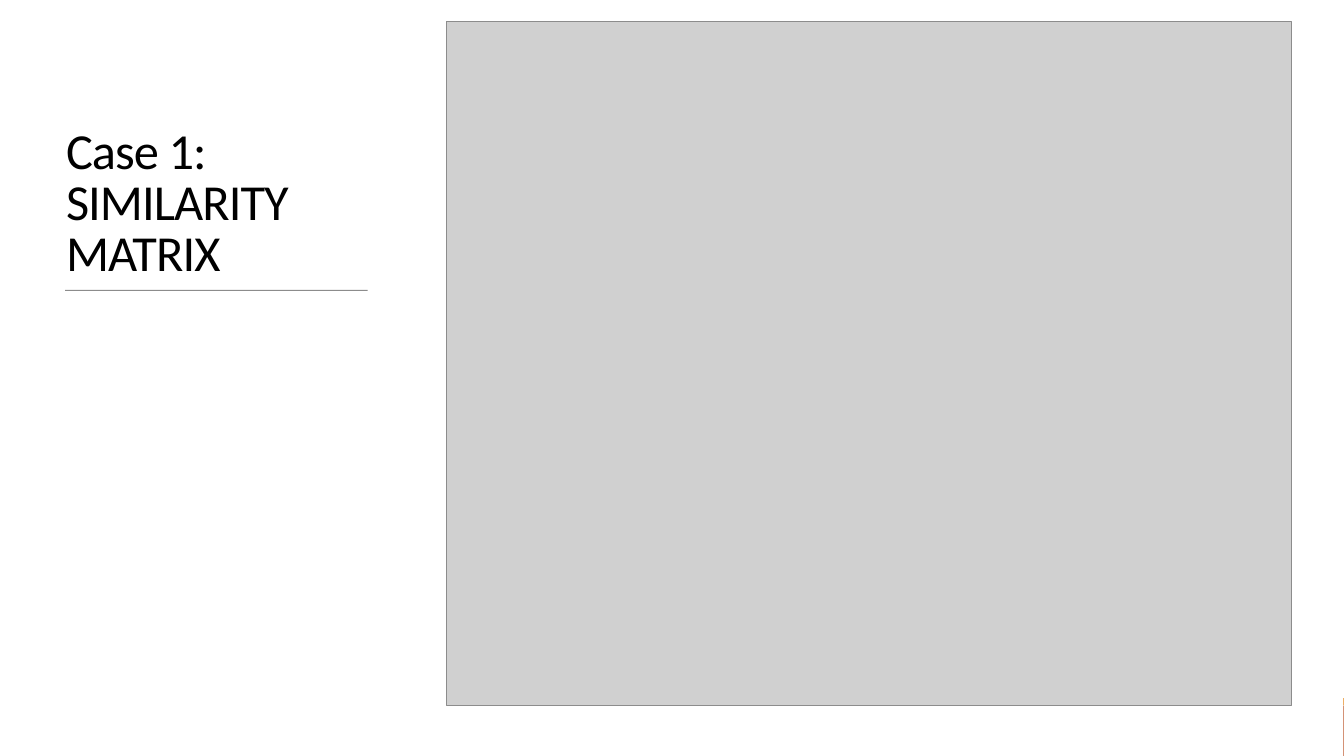
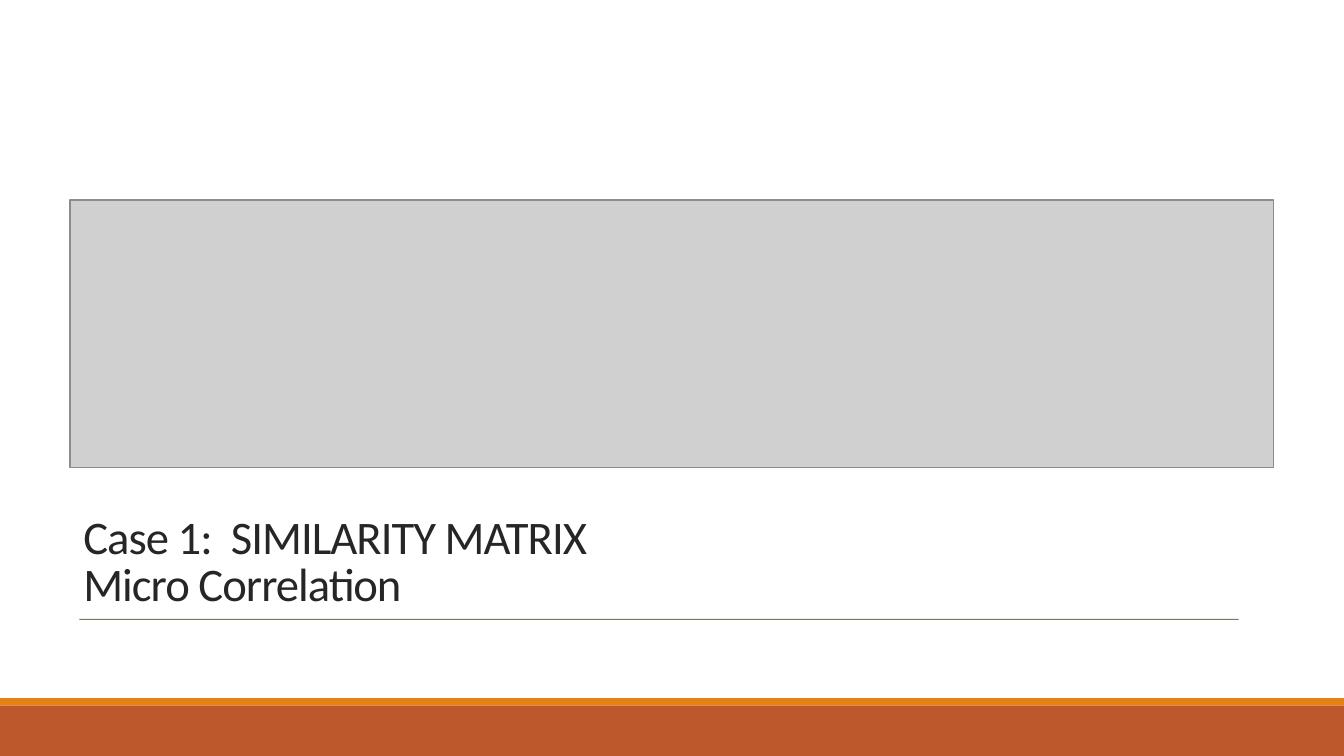
Before and after one commit to VeenaAlphonsa/neocortexapi-classification, a slide deck: slide 9 of MySEProject/Documentation/Presentation - ANALYSE IMAGE CLASSIFICATION.pptx. Drawn at 1344x756 pixels with LibreOffice and Linux fonts; fonts in the diff are those of the drawing; grey boxes stand for pictures. Boxes give left, top, right and bottom in pixels: in the first picture for what was removed or moved away, otherwise in the second. Text is boxed around its words. In the diff, an @@ line names an element or a change of style, - is before the commit and + after.

```diff
--- a/MySEProject/Documentation/Presentation - ANALYSE IMAGE CLASSIFICATION.pptx
+++ b/MySEProject/Documentation/Presentation - ANALYSE IMAGE CLASSIFICATION.pptx
@@ rectangle: place and size @@
-rectangle at <box>0,0,1344,755</box>
+rectangle at <box>0,0,1344,699</box>
@@ picture removed at <box>446,22,1292,706</box> @@
@@ picture added at <box>70,200,1273,468</box> @@
@@ line removed from (65, 290) to (367, 290) @@
@@ title at <box>83,523,587,602</box>: text changed; size 27 to 25 pt; text colour #000000 to #262626 @@
-Case 1: SIMILARITY MATRIX
+Case 1: SIMILARITY MATRIX
+Micro Correlation
@@ line added from (79, 620) to (1239, 620), #637052 0.5 pt @@
```
Also in this commit, not shown: 2 other slides changed, 1 slide added, 2 other files.
